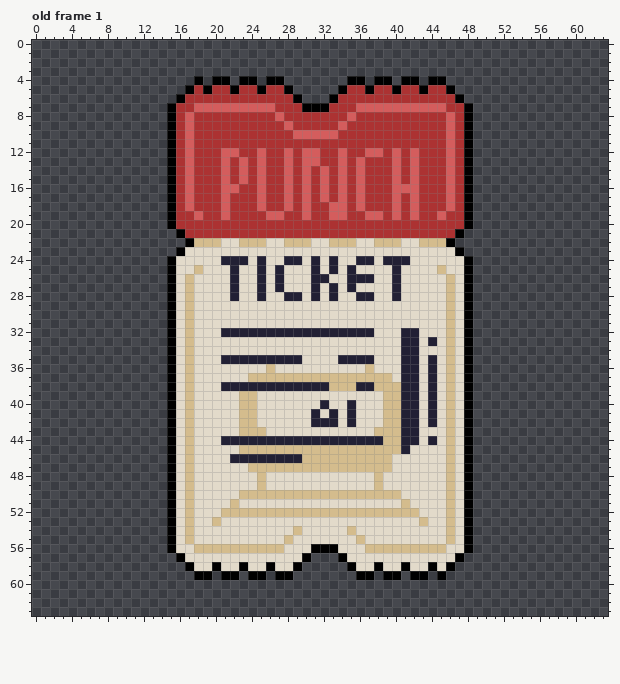
Two states of a pixel-art file, project-2/assets/UI/Ticket Asset.ase. Above, as it was before the edit.
64x64 pixels, 1 frame. Shown: old frame 1. The commit also changed other frames, which this record leaves out.
New version:
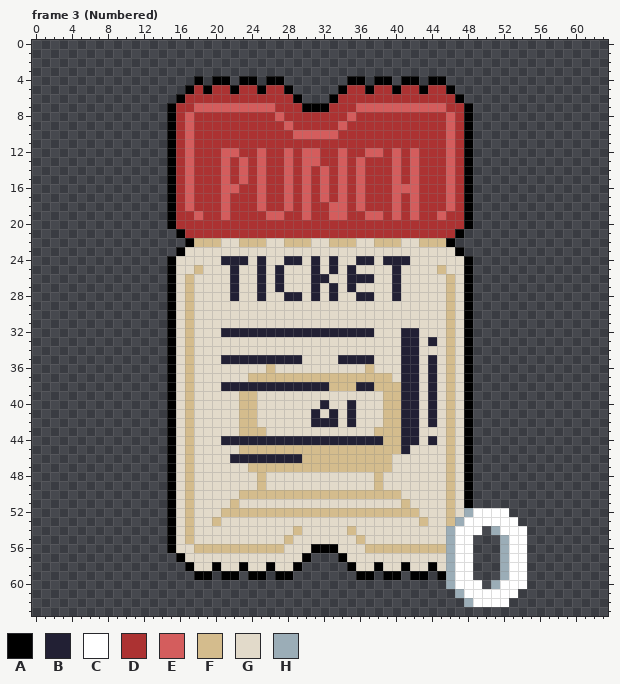
Palette (. is transparent): A #000000  B #222034  C #ffffff  D #ac3232  E #d45d5d  F #d4bc8d  G #e2daca  H #9badb7
A new or re-ordered frame is compared with the old frame closest to it.
Edits made:
frames 1 -> 27
layer "numbers" added
Frame 3 (Numbered) is new; against old frame 1, layer "numbers":
Colour C now appears in row 52 at x 49 to 52; in row 53 at x 49 to 53; in row 54 at x 49 and 52 to 54; in rows 55 to 56 at x 53 to 54; in row 57 at x 48 and 53 to 54; in rows 58 to 59 at x 47 to 48 and 53 to 54.
Colour C now appears in row 60 at x 47 to 49 and 52 to 54; in row 61 at x 48 to 53; in row 62 at x 49 to 52.
The author changed colour A to colour C in rows 53 to 56 at x 48; in row 57 at x 47.
The author changed colour G to colour C in rows 54 to 56 at x 47.
Colour H now appears in row 54 at x 51; in rows 55 to 58 at x 52; in row 59 at x 46 and 52; in row 60 at x 46 and 51; in row 61 at x 47; in row 62 at x 48.
The author changed colour A to colour H in row 52 at x 48; in row 58 at x 46.
The author changed colour F to colour H in rows 54 to 55 at x 46.
The author changed colour G to colour H in row 53 at x 47; in rows 56 to 57 at x 46.
Changed places in both pictures, as pixel boxes (x1, y1, x2, y2):
changed: (446, 508, 527, 607)
